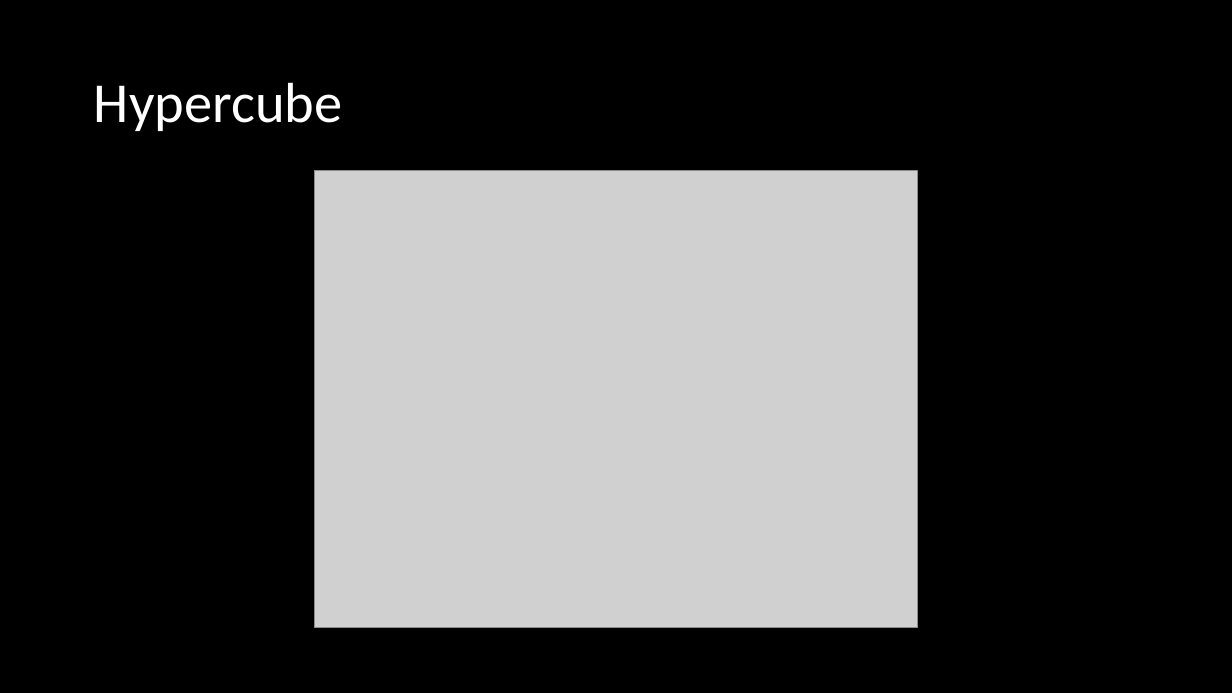
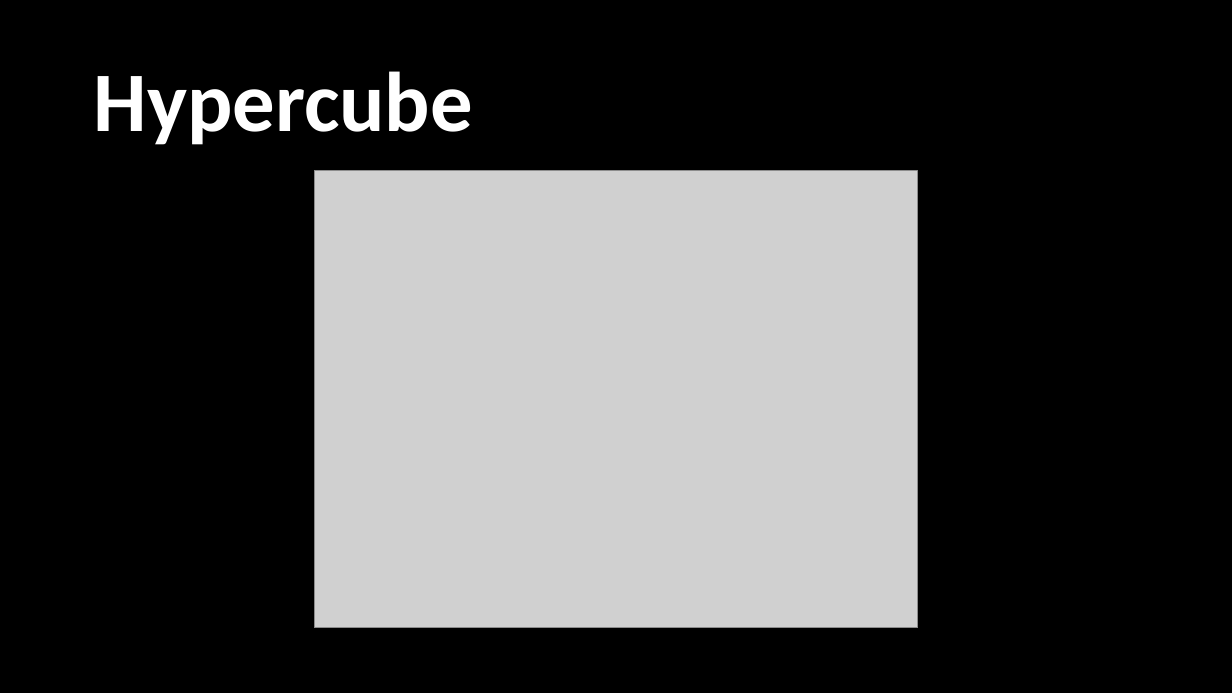
Before and after one commit to SDSMT-CSC464-F15/arm, a slide deck: slide 12 of Documents/ClientPresent3FOREAL.pptx. Drawn at 1232x693 pixels with LibreOffice and Linux fonts; fonts in the diff are those of the drawing; grey boxes stand for pictures. Boxes give left, top, right and bottom in pixels: in the first picture for what was removed or moved away, otherwise in the second. Text is boxed around its words. In the diff, an @@ line names an element or a change of style, - is before the commit and + after.

```diff
--- a/Documents/ClientPresent3FOREAL.pptx
+++ b/Documents/ClientPresent3FOREAL.pptx
@@ title "Hypercube" at box(94, 71, 473, 145): size 44 to 66 pt, bold on @@
```
Also in this commit, not shown: 1 other slide changed.
